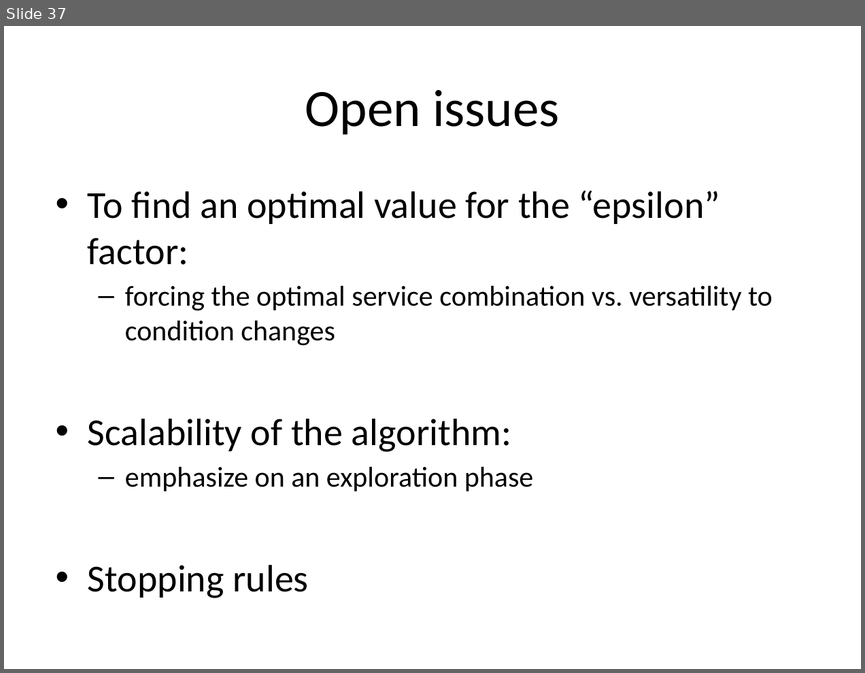
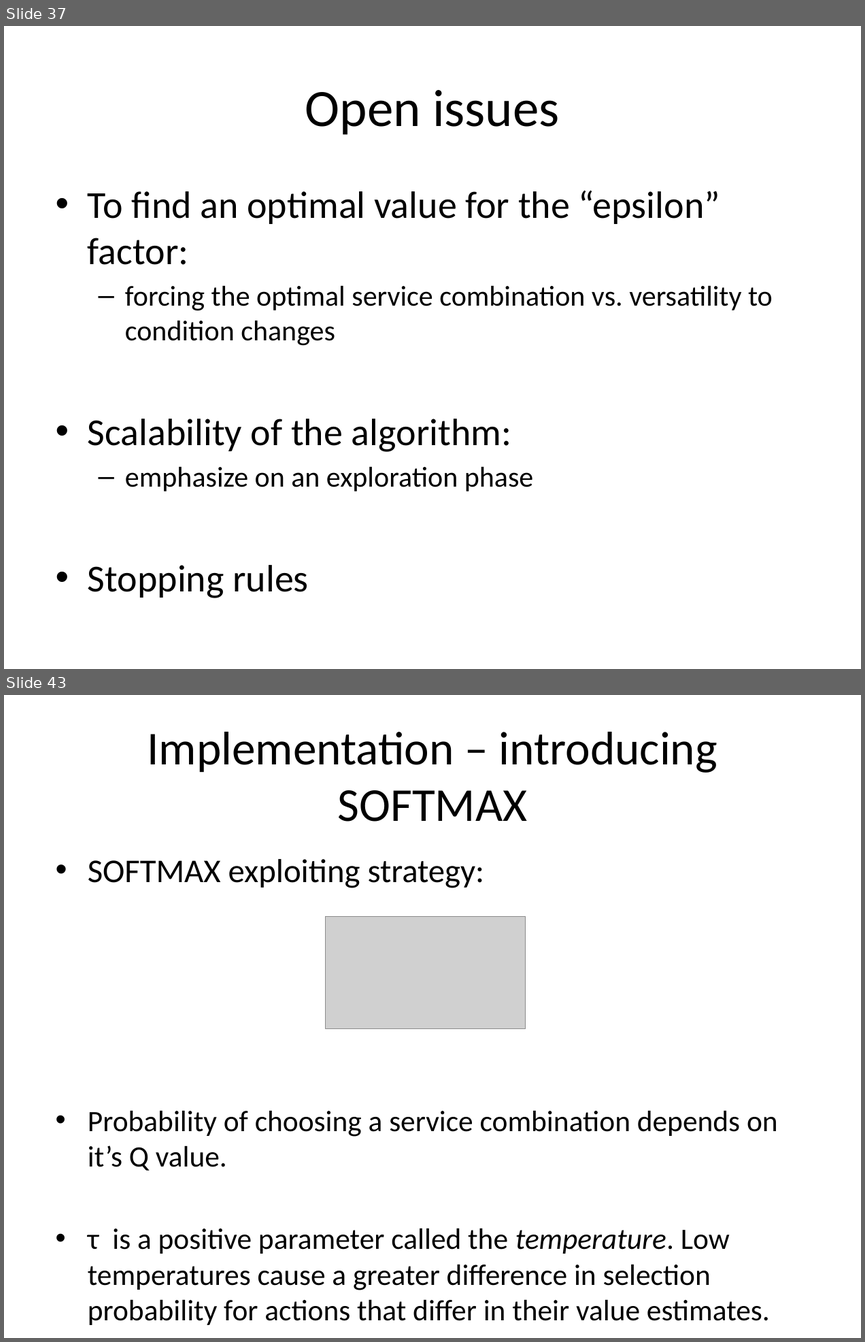
Before and after one commit to ro1208984/learning.java, a slide deck: Mobile Day presentation.pptx. Shown one above the other, each under a label of ours: slide 37 before the commit, slides 37 and 43 after it; the slides between them are not shown. The pictures are 865x673 and 865x1342 pixels, drawn with LibreOffice and Linux fonts; fonts in the diff are those of the drawing; grey boxes stand for pictures. Boxes give left, top, right and bottom in pixels: in the first picture for what was removed or moved away, otherwise in the second. Text is boxed around its words. In the diff, an @@ line names an element or a change of style, - is before the commit and + after.

```diff
--- a/Mobile Day presentation.pptx
+++ b/Mobile Day presentation.pptx
@@ slide 43 added at box(4, 695, 861, 1338), background #FFFFFF @@
@@ title added at box(147, 732, 717, 821), 39.6 pt, text #000000 @@
+Implementation – introducing SOFTMAX
@@ text added at box(88, 859, 778, 1325), 24.8 pt, text #000000 @@
+• SOFTMAX exploiting strategy:
+• Probability of choosing a service combination depends on it’s Q value.
+• τ is a positive parameter called the temperature. Low temperatures cause a greater difference in selection probability for actions that differ in their value estimates.
@@ picture added at box(325, 916, 525, 1028) @@
```
Also in this commit, not shown: 6 slides changed, 5 other slides added.
